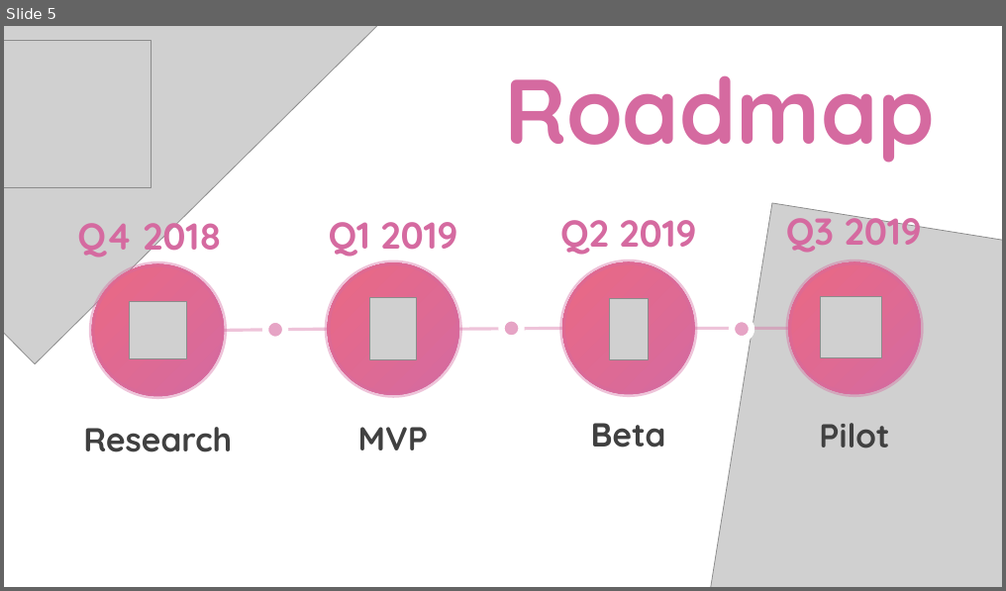
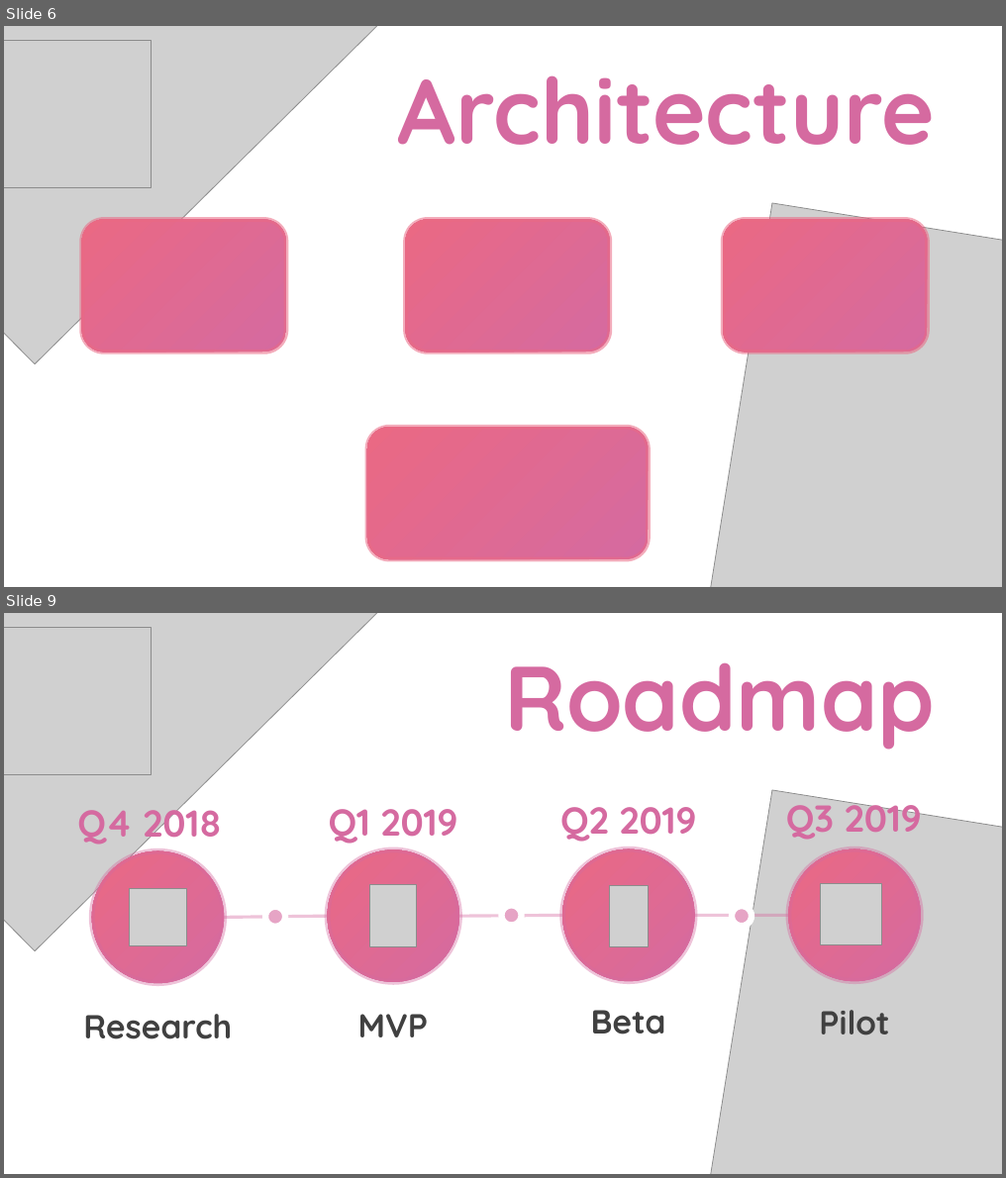
Before and after one commit to DeliriumProducts/luncher-box, a slide deck: presentation/softuniada/presentation.pptx. Shown one above the other, each under a label of ours: slide 5 before the commit, slides 6 and 9 after it; the slides between them are not shown. The pictures are 1006x591 and 1006x1178 pixels, drawn with LibreOffice and Linux fonts; fonts in the diff are those of the drawing; grey boxes stand for pictures. Boxes give left, top, right and bottom in pixels: in the first picture for what was removed or moved away, otherwise in the second. Text is boxed around its words. In the diff, an @@ line names an element or a change of style, - is before the commit and + after.

```diff
--- a/presentation/softuniada/presentation.pptx
+++ b/presentation/softuniada/presentation.pptx
@@ slide 6 added at [4,26,1002,587], background #FFFFFF @@
@@ picture added at [4,26,429,364] @@
@@ picture added at [4,41,151,187] @@
@@ title added at [398,76,936,145], 88 pt, text gradient #D56AA0 to #EA6984, bold @@
+Architecture
@@ picture added at [684,203,1002,587] @@
@@ rounded rectangle added at [82,220,286,353], fill gradient #D56AA0 to #EA6984, outline #EA6984 4.5 pt @@
@@ rounded rectangle added at [405,220,610,353], fill gradient #D56AA0 to #EA6984, outline #EA6984 4.5 pt @@
@@ rounded rectangle added at [724,220,928,353], fill gradient #D56AA0 to #EA6984, outline #EA6984 4.5 pt @@
@@ rounded rectangle added at [367,427,648,560], fill gradient #D56AA0 to #EA6984, outline #EA6984 4.5 pt @@
@@ what was slide 5 is now slide 9 @@
```
Also in this commit, not shown: 2 slides changed, 3 other slides added.
